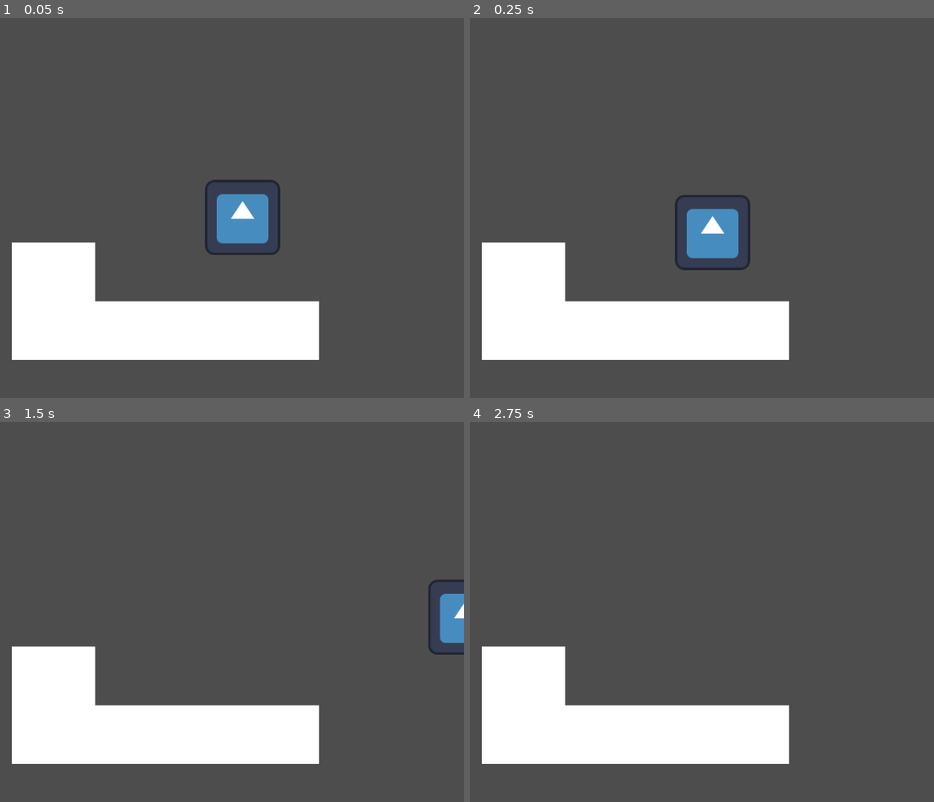
Above: before the commit, frames 1-4 (two rows, left to right).
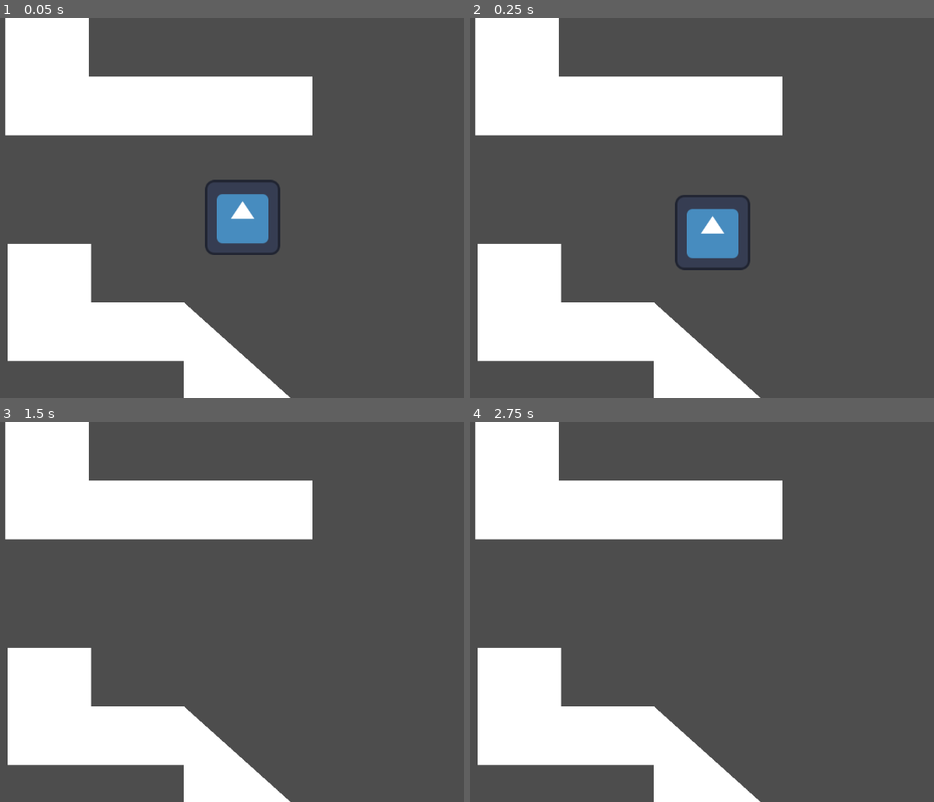
Above: after the commit, the same moments.

Repository: 2024-25-Allen-ISD-Computer-Science/2nd-period-isp-stuff-man
Game: Godot game, scene res://test.tscn
Two runs of this game, one before a commit and one after it. Both use one fixed random seed, a clock stepped at 60 frames per second and the inputs below. The engine's default icon, where the game draws it, is replaced by a stand-in: a white triangle on a blue panel in a dark square.
Inputs:
- Up to frame 1 (0.05 s): no input
- Up to frame 2 (0.25 s): no input
- Up to frame 3 (1.5 s): hold Right (ui_right) from 0.53 s (still down); tap Up (ui_up) at 0.77 s
- Up to frame 4 (2.75 s): tap Up (ui_up) at 1.52 s; tap Enter at 2 s; release Right (ui_right) at 2.03 s; hold Left (ui_left) from 2.03 s (still down)

The runs differ from the first frame. In frame 1, 19% of the frame differs, in the area x 1-69%, y 0-100%; in frame 2, 19%; in frame 3, 20%, in the area x 1-100%, y 0-100%; in frame 4, 19%.

Commit message:
Add files via upload

Diff:
--- a/stuff-man/test.tscn
+++ b/stuff-man/test.tscn
@@ -21,8 +21,8 @@
 one_way_collision_margin = 0.0
 
 [node name="Polygon2Da1" type="Polygon2D" parent="."]
-position = Vector2(128, 183)
-polygon = PackedVector2Array(254, 200, 254, 400, 777, 400, 777, 300, 396, 300, 396, 200)
+position = Vector2(121, 185)
+polygon = PackedVector2Array(254, 200, 254, 400, 554, 400, 554, 500, 777, 500, 554, 300, 396, 300, 396, 200)
 
 [node name="StaticBody2D" type="StaticBody2D" parent="Polygon2Da1"]
 position = Vector2(523, 399)
@@ -30,7 +30,8 @@
 [node name="CollisionPolygon2D" type="CollisionPolygon2D" parent="Polygon2Da1/StaticBody2D"]
 position = Vector2(-2.99997, 0.99998)
 scale = Vector2(1.00347, 1.0175)
-polygon = PackedVector2Array(256.111, -98.2801, 256.111, 0, -265.08, 0, -265.08, -196.56, -123.571, -196.56, -123.571, -98.2801)
+polygon = PackedVector2Array(33.8824, -98.2801, 256.111, 98.2801, 114.602, 98.2801, 114.602, 0, -265.08, 0, -265.08, -196.56, -123.571, -196.56, -123.571, -98.2801)
+metadata/_edit_lock_ = true
 
 [node name="Polygon2Db1" type="Polygon2D" parent="."]
 polygon = PackedVector2Array(475, 1220, 4070, 1220, 4070, 1980, 475, 1980)
@@ -41,3 +42,16 @@
 [node name="CollisionPolygon2D" type="CollisionPolygon2D" parent="Polygon2Db1/StaticBody2D"]
 polygon = PackedVector2Array(472, 1220, 4067, 1220, 4067, 1980, 472, 1980)
 metadata/_edit_lock_ = true
+
+[node name="Polygon2Da2a1" type="Polygon2D" parent="."]
+position = Vector2(117, -200)
+polygon = PackedVector2Array(254, 200, 254, 400, 777, 400, 777, 300, 396, 300, 396, 200)
+
+[node name="StaticBody2D" type="StaticBody2D" parent="Polygon2Da2a1"]
+position = Vector2(523, 399)
+
+[node name="CollisionPolygon2D" type="CollisionPolygon2D" parent="Polygon2Da2a1/StaticBody2D"]
+position = Vector2(-2.99997, 0.99998)
+scale = Vector2(1.00347, 1.0175)
+polygon = PackedVector2Array(256.111, -98.2801, 256.111, 0, -265.08, 0, -265.08, -196.56, -123.571, -196.56, -123.571, -98.2801)
+metadata/_edit_lock_ = true
